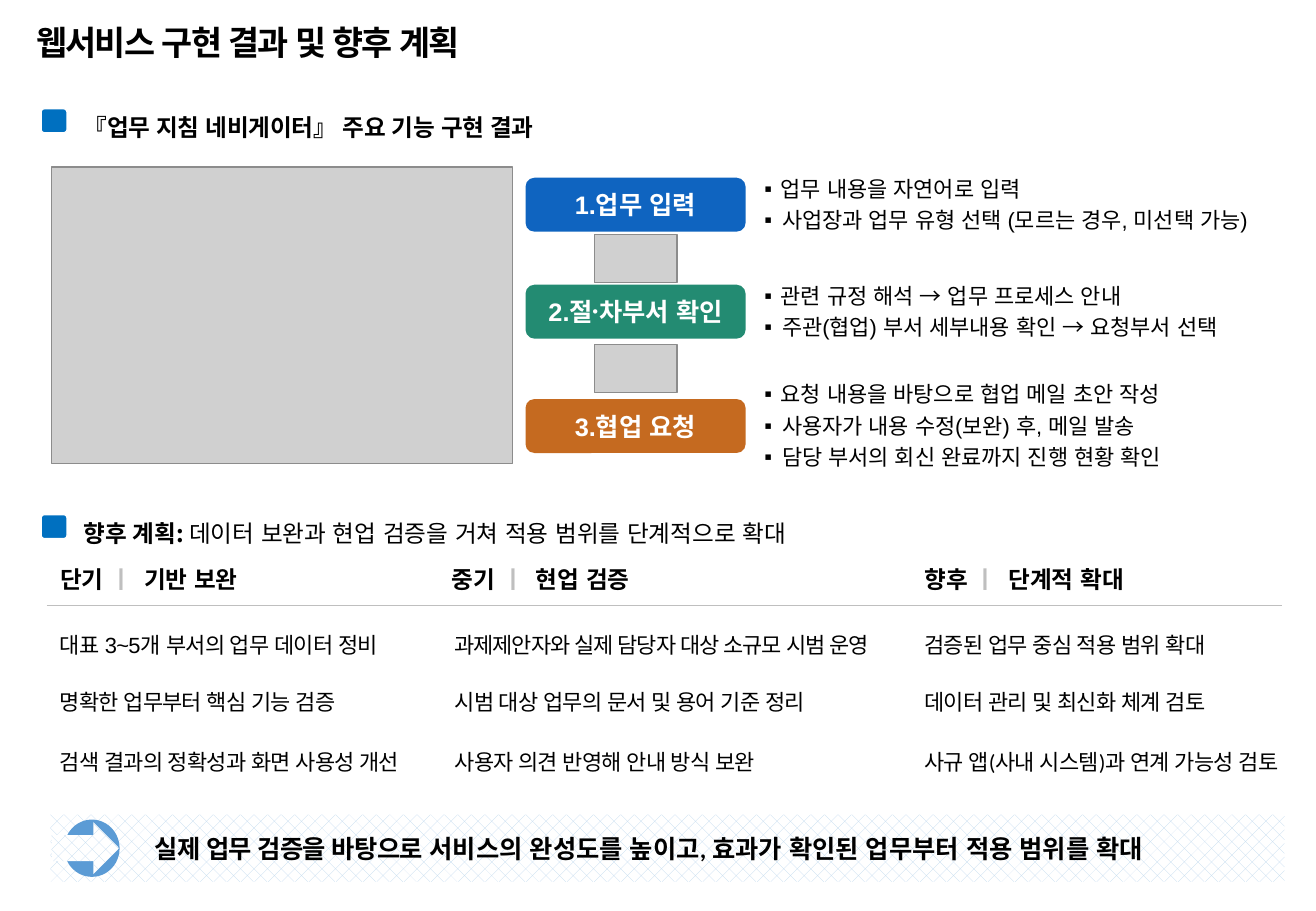
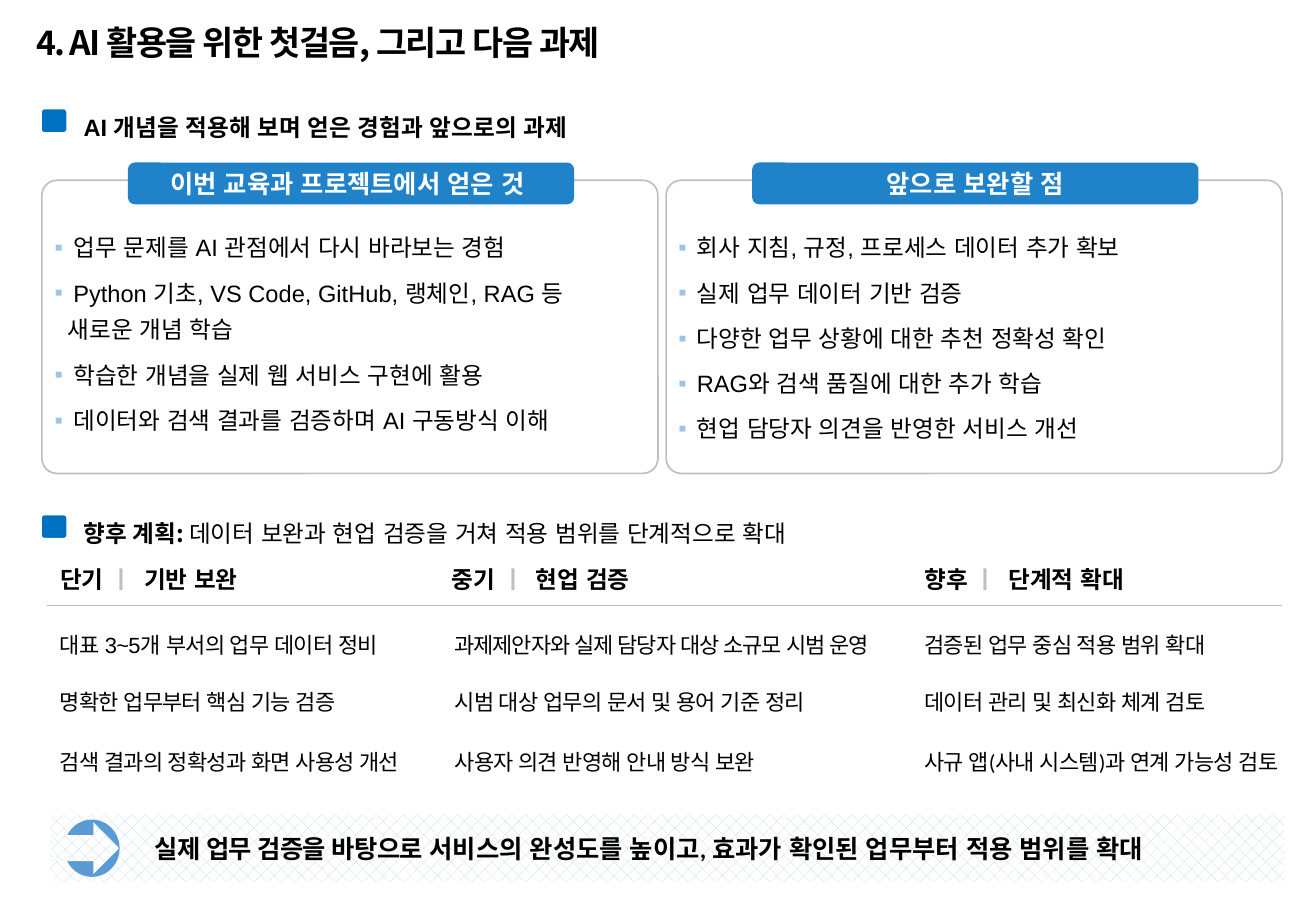
Before and after one commit to temmi81-hue/department-navigator-prototype, a slide deck: slide 5 of Develope/260916_AI활용 전문가 과정_업무 지침 네비게이터.pptx (slide 8 before the commit). Drawn at 1316x911 pixels with LibreOffice and Linux fonts; fonts in the diff are those of the drawing; grey boxes stand for pictures; background and template pictures are left out. Boxes give left, top, right and bottom in pixels: in the first picture for what was removed or moved away, otherwise in the second. Text is boxed around its words. In the diff, an @@ line names an element or a change of style, - is before the commit and + after.

```diff
--- a/Develope/260916_AI활용 전문가 과정_업무 지침 네비게이터.pptx
+++ b/Develope/260916_AI활용 전문가 과정_업무 지침 네비게이터.pptx
@@ text at (36,26,600,62): text changed @@
-웹서비스 구현 결과 및 향후 계획
+4. AI 활용을 위한 첫걸음, 그리고 다음 과제
@@ text at (84,116,568,138): text changed; font Noto Sans CJK KR to Arial @@
-『업무 지침 네비게이터』 주요 기능 구현 결과
+AI 개념을 적용해 보며 얻은 경험과 앞으로의 과제
@@ picture removed at (51,168,512,464) @@
@@ rounded rectangle added at (128,163,574,204), fill #2082C8, 15 pt, text #FFFFFF, bold @@
+이번 교육과 프로젝트에서 얻은 것
@@ rounded rectangle removed at (526,177,746,231) @@
-1.업무 입력
@@ rounded rectangle added at (752,163,1198,204), fill #2082C8, 15 pt, text #FFFFFF, bold @@
+앞으로 보완할 점
@@ text removed at (781,179,1248,233) @@
-▪ 업무 내용을 자연어로 입력
-▪ 사업장과 업무 유형 선택 (모르는 경우, 미선택 가능)
@@ rounded rectangle added at (41,180,657,473), outline #BFBFBF 1 pt @@
@@ rounded rectangle added at (666,180,1282,473), outline #BFBFBF 1 pt @@
@@ text added at (68,236,564,431), 14 pt, text #000000 @@
+▪ 업무 문제를 AI 관점에서 다시 바라보는 경험
+▪ Python 기초, VS Code, GitHub, 랭체인, RAG 등
+새로운 개념 학습
+▪ 학습한 개념을 실제 웹 서비스 구현에 활용
+▪ 데이터와 검색 결과를 검증하며 AI 구동방식 이해
@@ picture removed at (594,235,677,283) @@
@@ text added at (697,236,1119,439), 14 pt, text #000000 @@
+▪ 회사 지침, 규정, 프로세스 데이터 추가 확보
+▪ 실제 업무 데이터 기반 검증
+▪ 다양한 업무 상황에 대한 추천 정확성 확인
+▪ RAG와 검색 품질에 대한 추가 학습
+▪ 현업 담당자 의견을 반영한 서비스 개선
@@ rounded rectangle removed at (526,284,746,338) @@
-2.절차〮부서 확인
@@ text removed at (781,286,1217,340) @@
-▪ 관련 규정 해석 → 업무 프로세스 안내
-▪ 주관(협업) 부서 세부내용 확인 → 요청부서 선택
@@ picture removed at (594,344,677,392) @@
@@ text removed at (781,383,1161,467) @@
-▪ 요청 내용을 바탕으로 협업 메일 초안 작성
-▪ 사용자가 내용 수정(보완) 후, 메일 발송
-▪ 담당 부서의 회신 완료까지 진행 현황 확인
@@ rounded rectangle removed at (526,399,746,452) @@
-3.협업 요청
```
Also in this commit, not shown: 2 other slides changed, 1 slide added, 4 slides removed.
